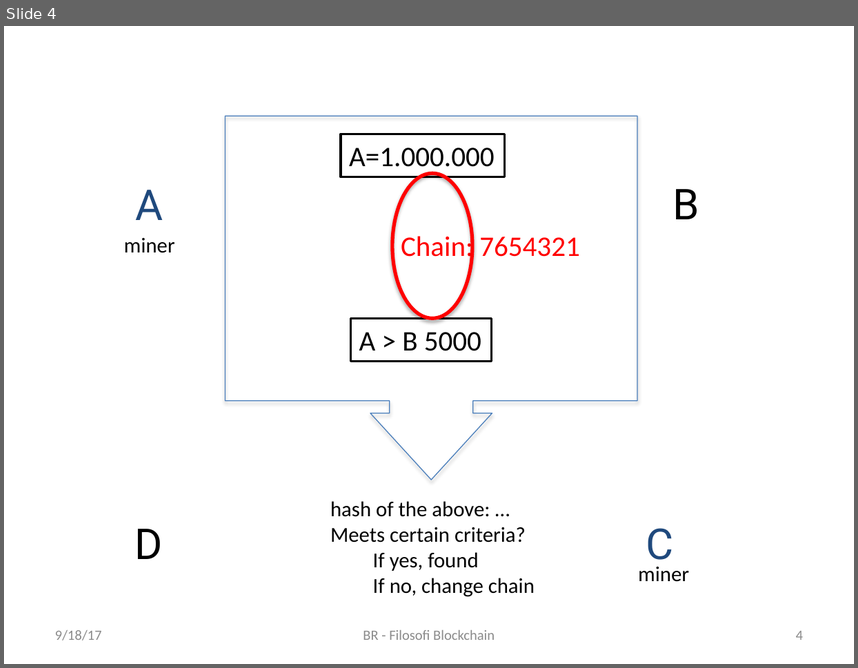
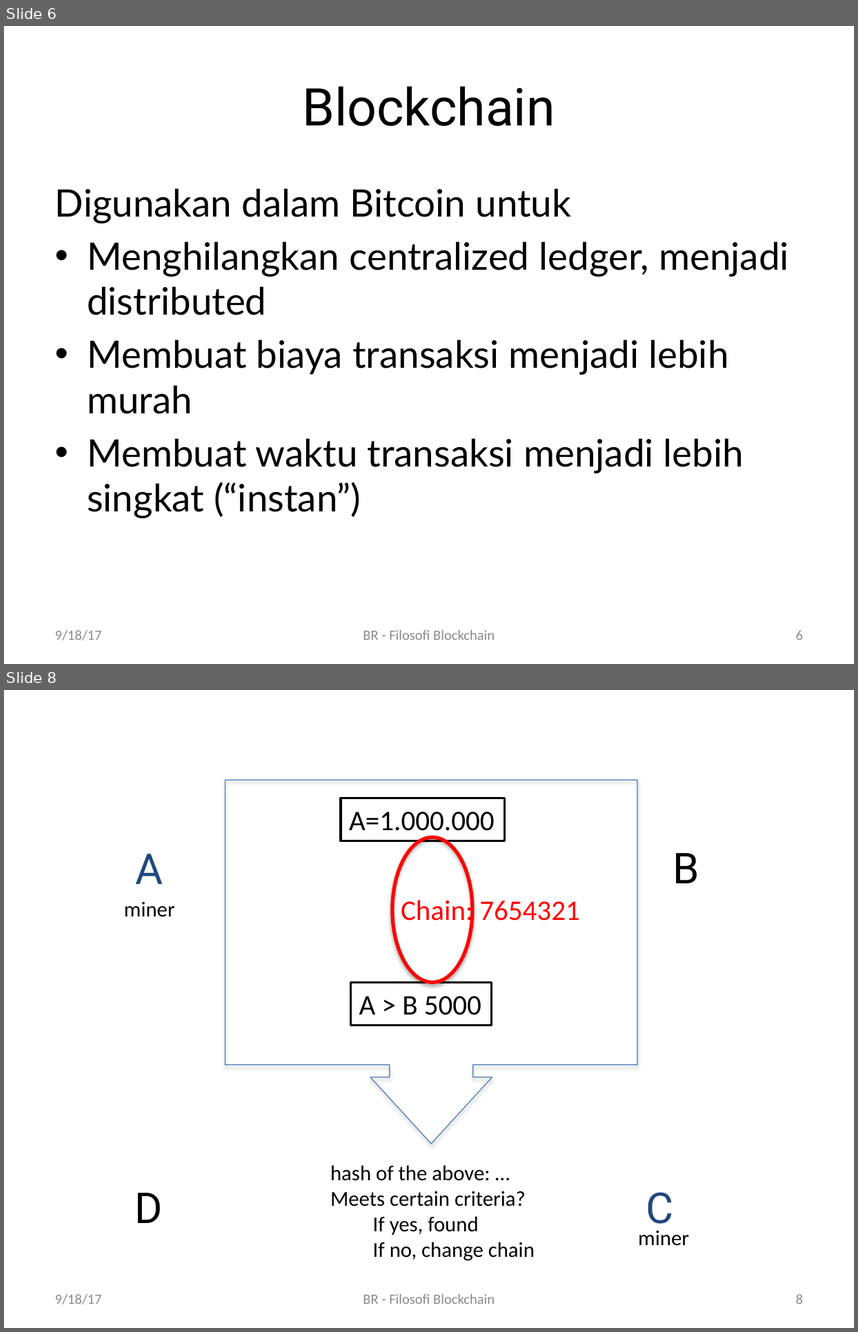
Before and after one commit to rahard/blockchain, a slide deck: filosofi blockchain.pptx. Shown one above the other, each under a label of ours: slide 4 before the commit, slides 6 and 8 after it; the slides between them are not shown. The pictures are 858x668 and 858x1332 pixels, drawn with LibreOffice and Linux fonts; fonts in the diff are those of the drawing. Boxes give left, top, right and bottom in pixels: in the first picture for what was removed or moved away, otherwise in the second. Text is boxed around its words. In the diff, an @@ line names an element or a change of style, - is before the commit and + after.

```diff
--- a/filosofi blockchain.pptx
+++ b/filosofi blockchain.pptx
@@ slide 6 added at (4,26,854,664), background #FFFFFF @@
@@ title added at (302,86,555,126), 44 pt, text #000000 @@
+Blockchain
@@ text added at (55,188,789,518), 32 pt, text #000000 @@
+Digunakan dalam Bitcoin untuk
+• Menghilangkan centralized ledger, menjadi distributed
+• Membuat biaya transaksi menjadi lebih murah
+• Membuat waktu transaksi menjadi lebih singkat (“instan”)
@@ text added at (55,630,102,640), 12 pt, text #8C8C8C @@
+9/18/17
@@ text added at (363,630,495,639), 12 pt, text #8C8C8C @@
+BR - Filosofi Blockchain
@@ page number added at (796,630,803,639), 12 pt, text #8C8C8C @@
+6
@@ what was slide 4 is now slide 8 @@
@@ page number at (796,1294,803,1303): text changed @@
-4
+8
```
Also in this commit, not shown: 4 other slides added, 2 other files.
